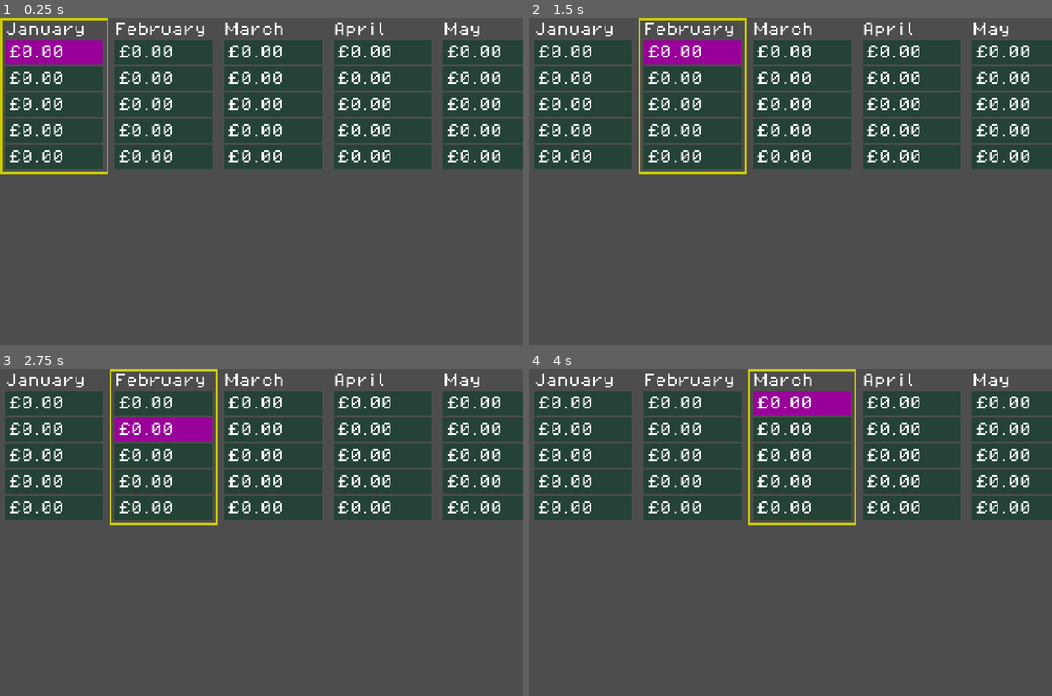
Above: before the commit, frames 1-4 (two rows, left to right).
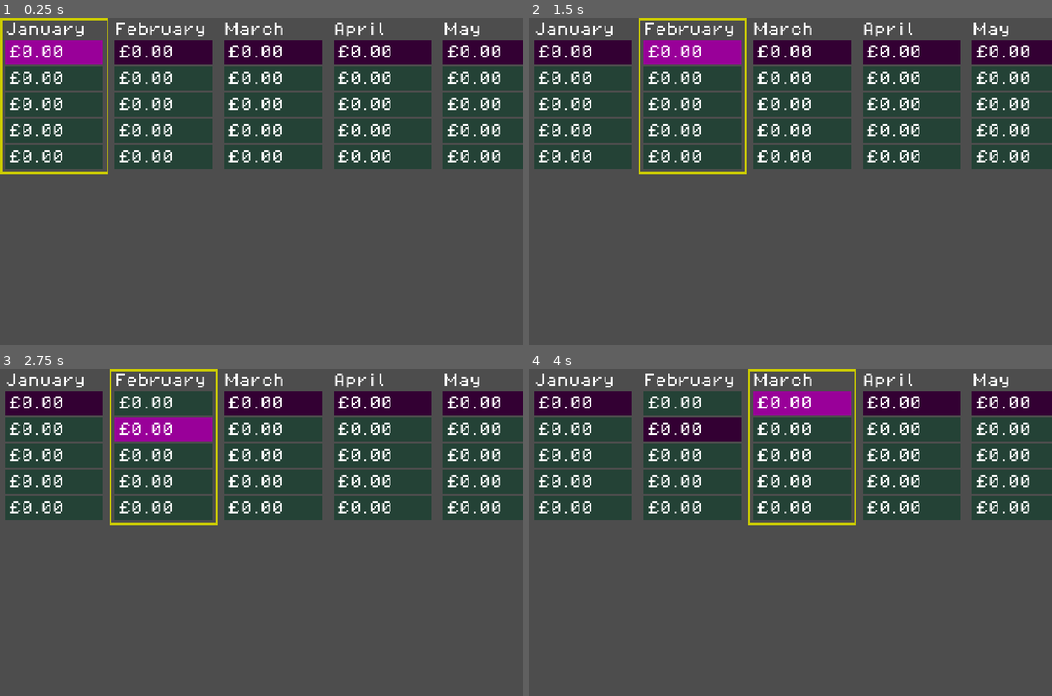
Above: after the commit, the same moments.

Repository: phrasmotica/budget-visualiser
Game: Godot game, scene res://scenes/ui/year_grid/year_grid.tscn
The game is run twice, just before and just after one commit, with the same random seed, the same clock (stepped at 60 frames per second) and the same inputs. This scene is started directly instead of the project's main scene.
Inputs:
- Up to frame 1 (0.25 s): no input
- Up to frame 2 (1.5 s): tap Enter at 0.5 s; hold Right (ui_right) 0.53-1.28 s; tap Space at 1.25 s; hold Down (ui_down) from 1.28 s (still down)
- Up to frame 3 (2.75 s): tap Enter at 2 s; release Down (ui_down) at 2.03 s; hold Right (ui_right) from 2.03 s (still down)
- Up to frame 4 (4 s): tap Space at 2.75 s; release Right (ui_right) at 2.78 s; hold Up (ui_up) 2.78-3.53 s; tap Enter at 3.5 s; hold Left (ui_left) from 3.53 s (still down)

The runs differ from the first frame. In frame 1, 4.9% of the frame differs, in the area x 21-100%, y 6-15%; in frame 2, 4.9%; in frame 3, 4.9%; in frame 4, 4.9%.

Commit message:
Create "dimmed" state for CategoryCell. Use it to mark the highlighted cell when the containing MonthGrid is idle

Diff:
--- a/scenes/ui/category_cell/category_cell.gd
+++ b/scenes/ui/category_cell/category_cell.gd
@@ -1,7 +1,7 @@
 class_name CategoryCell
 extends PanelContainer
 
-enum State { IDLE, HIGHLIGHTED, EDITING }
+enum State { IDLE, HIGHLIGHTED, DIMMED, EDITING }
 
 var _state_factory := CategoryCellStateFactory.new()
 var _current_state: CategoryCellState = null
@@ -24,6 +24,10 @@
 
 	call_deferred("add_child", _current_state)
 
+func dim() -> void:
+	if _current_state:
+		_current_state.dim()
+
 func highlight() -> void:
 	if _current_state:
 		_current_state.highlight()
--- a/scenes/ui/category_cell/category_cell_state_factory.gd
+++ b/scenes/ui/category_cell/category_cell_state_factory.gd
@@ -6,6 +6,7 @@
 	states = {
 		CategoryCell.State.IDLE: CategoryCellStateIdle,
 		CategoryCell.State.HIGHLIGHTED: CategoryCellStateHighlighted,
+		CategoryCell.State.DIMMED: CategoryCellStateDimmed,
 		CategoryCell.State.EDITING: CategoryCellStateEditing,
 	}
 
--- a/scenes/ui/category_cell/states/category_cell_state.gd
+++ b/scenes/ui/category_cell/states/category_cell_state.gd
@@ -19,6 +19,9 @@
 ) -> void:
 	state_transition_requested.emit(new_state, state_data)
 
+func dim() -> void:
+	pass
+
 func highlight() -> void:
 	pass
 
--- /dev/null
+++ b/scenes/ui/category_cell/states/category_cell_state_dimmed.gd
@@ -0,0 +1,10 @@
+class_name CategoryCellStateDimmed
+extends CategoryCellState
+
+func _enter_tree() -> void:
+	print("%s is now dimmed" % _category_cell.name)
+
+	_category_cell.theme_type_variation = "DimmedCategoryCellContainer"
+
+func highlight() -> void:
+	transition_state(CategoryCell.State.HIGHLIGHTED)
--- a/scenes/ui/category_cell/states/category_cell_state_highlighted.gd
+++ b/scenes/ui/category_cell/states/category_cell_state_highlighted.gd
@@ -6,5 +6,8 @@
 
 	_category_cell.theme_type_variation = "HighlightedPanelContainer"
 
+func dim() -> void:
+	transition_state(CategoryCell.State.DIMMED)
+
 func unhighlight() -> void:
 	transition_state(CategoryCell.State.IDLE)
--- a/scenes/ui/category_cell/states/category_cell_state_idle.gd
+++ b/scenes/ui/category_cell/states/category_cell_state_idle.gd
@@ -6,5 +6,8 @@
 
 	_category_cell.theme_type_variation = "IdlePanelContainer"
 
+func dim() -> void:
+	transition_state(CategoryCell.State.DIMMED)
+
 func highlight() -> void:
 	transition_state(CategoryCell.State.HIGHLIGHTED)
--- a/scenes/ui/month_grid/cell_manager.gd
+++ b/scenes/ui/month_grid/cell_manager.gd
@@ -11,5 +11,10 @@
 		else:
 			cells[i].unhighlight()
 
+func dim(index: int) -> void:
+	for i in cells.size():
+		if i == index:
+			cells[i].dim()
+
 func count() -> int:
 	return cells.size()
--- a/scenes/ui/month_grid/states/month_grid_state_idle.gd
+++ b/scenes/ui/month_grid/states/month_grid_state_idle.gd
@@ -6,10 +6,8 @@
 
 	_month_grid.theme_type_variation = "IdleMonthGridContainer"
 
-	for c in _cell_manager.cells:
-		# TODO: keep the appropriate cell highlighted, but in a much dimmer
-		# shade than the highlighted cell in the highlighted month...
-		c.unhighlight()
+	if _cell_manager.count() > 0:
+		_cell_manager.dim(_index_tracker.current())
 
 func highlight() -> void:
 	transition_state(MonthGrid.State.HIGHLIGHTED)
--- a/themes/theme_pixel.tres
+++ b/themes/theme_pixel.tres
@@ -1,6 +1,9 @@
-[gd_resource type="Theme" load_steps=6 format=3 uid="uid://c1ktlawkckrai"]
+[gd_resource type="Theme" load_steps=7 format=3 uid="uid://c1ktlawkckrai"]
 
 [ext_resource type="FontFile" uid="uid://c6otstnbhgawy" path="res://assets/fonts/PixelOperator8.ttf" id="1_muggs"]
+
+[sub_resource type="StyleBoxFlat" id="StyleBoxFlat_ptva7"]
+bg_color = Color(0.2, 0, 0.2, 1)
 
 [sub_resource type="StyleBoxFlat" id="StyleBoxFlat_fc6h1"]
 bg_color = Color(0.6, 0.6, 0.6, 0)
@@ -26,6 +29,8 @@
 
 [resource]
 default_font = ExtResource("1_muggs")
+DimmedCategoryCellContainer/base_type = &"PanelContainer"
+DimmedCategoryCellContainer/styles/panel = SubResource("StyleBoxFlat_ptva7")
 HighlightedMonthGridContainer/base_type = &"PanelContainer"
 HighlightedMonthGridContainer/styles/panel = SubResource("StyleBoxFlat_fc6h1")
 HighlightedPanelContainer/base_type = &"PanelContainer"
Not shown, added: scenes/ui/category_cell/states/category_cell_state_dimmed.gd.uid
